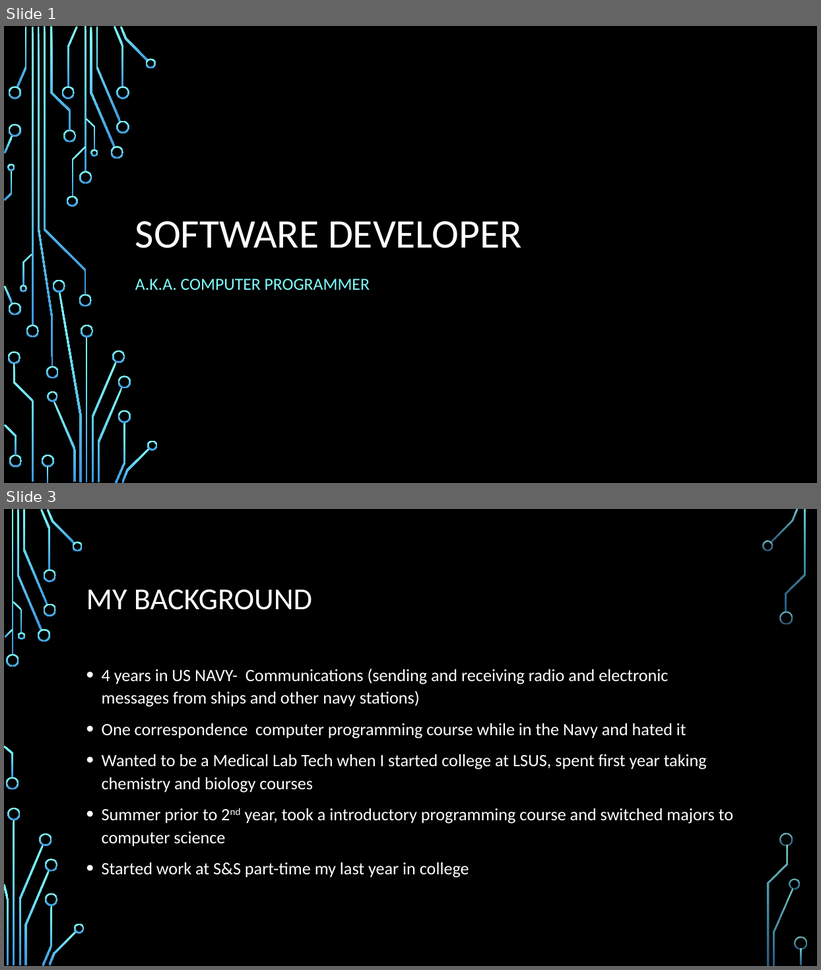
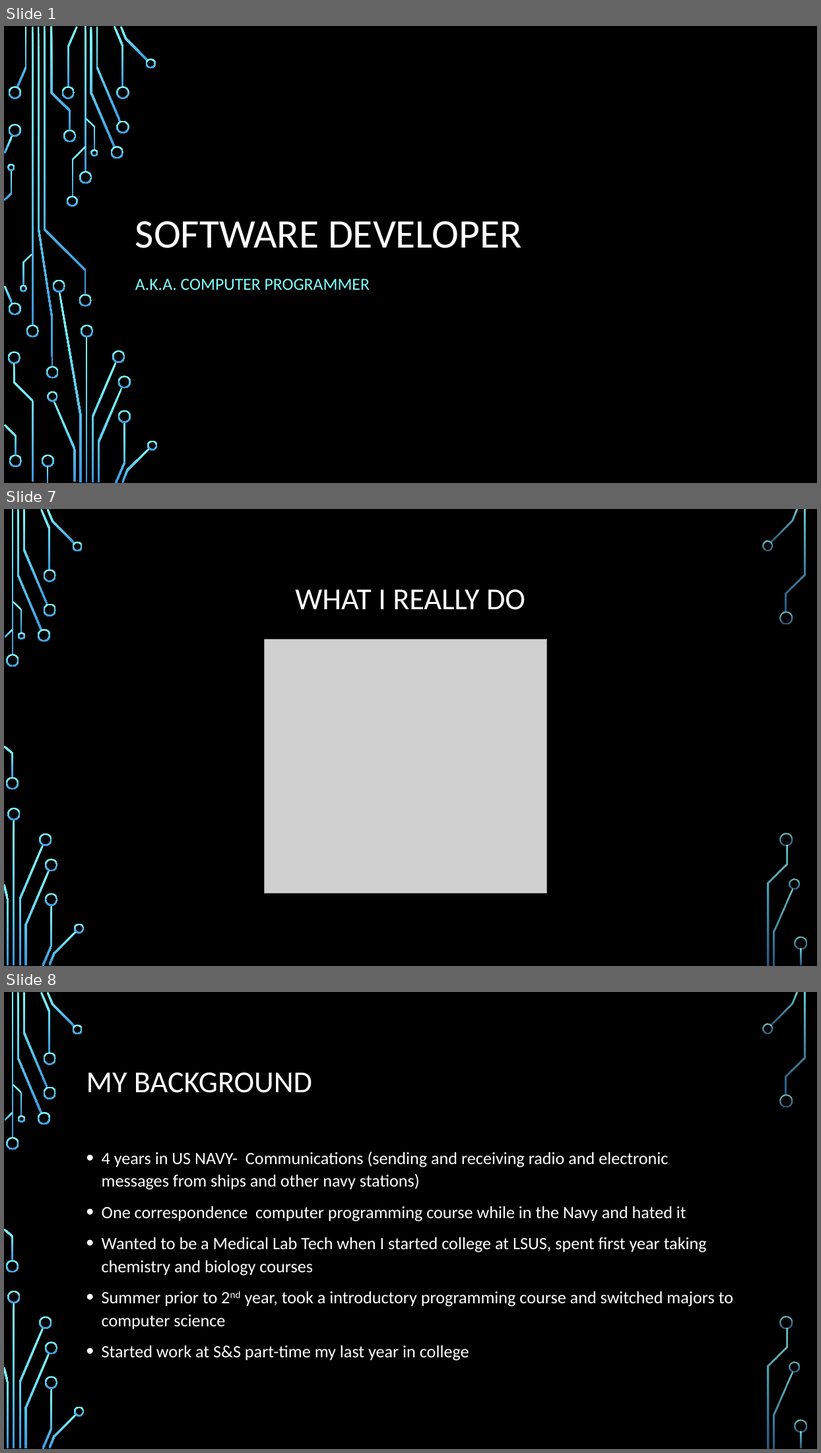
Before and after one commit to daviddcbud/TrainingApp, a slide deck: PowerPointSlids.pptx. Shown one above the other, each under a label of ours: slides 1 and 3 before the commit, slides 1, 7 and 8 after it; the slides between them are not shown. The pictures are 821x970 and 821x1453 pixels, drawn with LibreOffice and Linux fonts; fonts in the diff are those of the drawing; grey boxes stand for pictures; background and template pictures are left out. Boxes give left, top, right and bottom in pixels: in the first picture for what was removed or moved away, otherwise in the second. Text is boxed around its words. In the diff, an @@ line names an element or a change of style, - is before the commit and + after.

```diff
--- a/PowerPointSlids.pptx
+++ b/PowerPointSlids.pptx
@@ slide 7 added at <box>4,509,817,966</box>, background picture (left out); not listed: 36 template elements that a slide beside it also shows @@
@@ title added at <box>295,590,525,610</box>, 36 pt, text #FFFFFF @@
+WHAT I REALLY DO
@@ picture added at <box>265,639,547,893</box> @@
@@ what was slide 3 is now slide 8 @@
```
Also in this commit, not shown: 5 other slides added, 1 slide removed, 9 other files.
